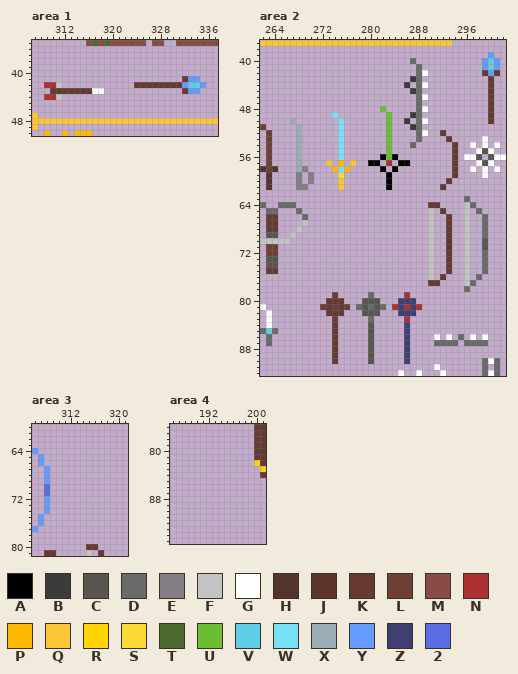
Two states of a pixel-art file, wcale-nie-noita/test.aseprite. The picture above is the old version.
400x200 pixels, 1 frame. Colours within 5 levels of each other are drawn and written as one. Shown: area 1: x 307..337, y 35..50; area 2: x 262..302, y 37..92; area 3: x 306..321, y 60..81; area 4: x 186..201, y 76..95.
Palette (. is transparent): A #000000  B #3b3b3b  C #595652  D #696a6a  E #847e87  F #c3c3c3  G #ffffff  H #55332d  J #5e352d  K #663931  L #6f3f37  M #884c42  N #ac3232  P #ffb900  Q #fbc536  R #ffd300  S #fbd936  T #4b692f  U #6abe30  V #5fcde4  W #77e0f7  X #9badb7  Y #639bff  Z #3f3f74  2 #5b6ee1
Pixels before, area 1, first column x 307:
35 .........MTMTMMMMMM.MM..MMMMMMM
36 ...............................
37 ...............................
38 ...............................
39 ...............................
40 ...............................
41 .........................KYY...
42 ..NNF............KKKKKKKKYVVY..
43 ...KKKKKKKGG.............KYY...
44 ..NNF..........................
45 ...............................
46 ...............................
47 Q..............................
48 QQQQQQQQQQQQQQQQQQQQQQQQQQQQQQQ
49 Q..............................
50 ..P..P.PPP.....................
Pixels before, area 2, first column x 262:
37 QQQQQQQQQQQQQQQQQQQQQQQQQQQQQQQQ.........
38 .........................................
39 ......................................Y..
40 .........................D...........YVY.
41 ..........................D..........YVY.
42 ..........................DG.........KYK.
43 .........................BD...........K..
44 ........................B.DG..........K..
45 .........................BD...........K..
46 ..........................DG..........K..
47 ..........................D...........K..
48 ....................U.....DG..........K..
49 ............W........U...BD...........K..
50 .....X.......W.......U..B.DG..........K..
51 L.....X......W.......U...BD..............
52 .L....X......W.......U....DG..K..........
53 .L....X......W.......U....D....K.....G...
54 .L....X......W.......U...D......K..G.G.G.
55 .L....X......W.......U..........K...GCG..
56 .L....X......W......AUA.........K.GGC.CGG
57 .L....X....Q.P.Q..AA.N.AA.......K...GCG..
58 HLH...XE....PWP.....A.A.........K..G.G.G.
59 .H....E.E....S.......A..........K....G...
60 .H....E.E....Q.......A.........K.........
61 .H....EE.....Q.......A........K..........
62 .........................................
63 ..................................D......
64 D..DDD......................KK....FD.....
65 .DD...D.....................F.K...F.D....
66 .KK....D....................F..K..F..D...
67 .KK....F....................F..K..F..D...
68 .KK...F.....................F..K..F..D...
69 .CC..F......................F..K..F..D...
70 FFFFF.......................F..J..F..C...
71 .LL.........................F..J..F..C...
72 .LL.........................F..K..F..D...
73 .CC.........................F..K..F..D...
74 .CC.........................F..K..F..D...
75 .KK.........................F..K..F..D...
76 ............................F.K...F.D....
77 ............................KK....FD.....
78 ..................................D......
79 ............L.....D.....N................
80 ...........KKK...CCC...ZZZ...............
81 G.........LKLKL.DCDCD.NZNZN..............
82 .G.........KKK...CCC...ZZZ...............
83 .G..........L.....D.....N................
84 .G..........K.....C.....Z................
85 DVD.........K.....C.....Z................
86 .D..........K.....C.....Z....G.G.D.G.G...
87 .D..........K.....C.....Z....DDDD.DDDD...
88 ............K.....C.....Z................
89 ............K.....C.....Z................
90 ............K.....C.....Z............DGD.
91 .............................G.......D.D.
92 .......................G..G...G......DGD.
Pixels before, area 3, first column x 306:
64 Y...........
65 .Y..........
66 .Y..........
67 ..Y.........
68 ..Y.........
69 ..Y.........
70 ..2.........
71 ..2.........
72 ..Y.........
73 ..Y.........
74 ..Y.........
75 .Y..........
76 .Y..........
77 Y...........
78 ............
79 ............
80 .........KK.
81 ..KK.....F.K
Pixels before, area 4, first column x 200:
76 KK
77 KK
78 KK
79 KK
80 KK
81 KK
82 RK
83 .R
84 .K
Once edited:
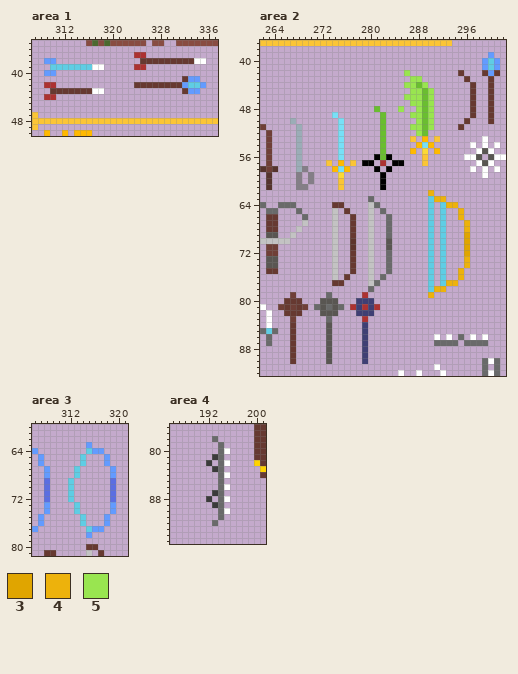
Colours new in this view: 3 #e0a500  4 #edb20c  5 #99e550
Diff:
Changed rows in their new state; - is an unchanged pixel.
Area 1:
first column x 309:
37 ---------------NN----------
38 YY--------------KKKKKKKKKGG
39 -VVVVVVVGG-----NN----------
40 YY-------------------------
42 --.------------------------
44 --.------------------------
Area 2:
first column x 265:
40 ----------------------.------------
41 -----------------------.-----------
42 ---------------------5-..-----K----
43 ----------------------55-------K---
44 ---------------------55U5-------K--
45 ----------------------55U5------K--
46 ---------------------555U5------K--
47 ----------------------55U5------K--
48 ----------------U.--5--5U5------K--
49 -----------------U.---55U5------K--
50 -----------------U.--.-5U5-----K---
51 -----------------U.---55U5----K----
52 -----------------U.----5U--.-------
53 -----------------U.---Q.P-Q-.------
54 -----------------U.---.PWP---.-----
55 -----------------U.---P-S-P--.-----
56 ----------------AUA.----Q----.-----
57 --------------A-.N.A-.--Q----.-----
58 ----------------A.A.---------.-----
59 -----------------A.----------.-----
60 -----------------A.---------.------
61 -----------------A.--------.-------
62 -------------------------4---------
63 ---------------D---------V44---.---
64 ---------KK----FD--------V.V44-..--
65 ---------F-K---F-D-------V-V--4.-.-
66 ---------F--K--F--D------V-V.-4.--.
67 ---------F--K--F--D------V-V.--4--.
68 ---------F--K--F--D------V-V.--4--.
69 ---------F--K--F--D------V-V.--3--.
70 ---------F--J--F--C------V-V.--3--.
71 ---------F--J--F--C------V-V.--3--.
72 ---------F--K--F--D------V-V.--3--.
73 ---------F--K--F--D------V-V.--4--.
74 ---------F--K--F--D------V-V.--4--.
75 ---------F--K--F--D------V-V.-4.--.
76 ---------F-K---F-D-------V-V--4.-.-
77 ---------KK----FD--------V.V44-..--
78 ---------------D---------V44---.---
79 --L-----D.----N.-----.---4---------
80 -KKK---CCC.--ZZZ.---...------------
81 LKLKL-DCDCD.NZNZN.-.....-----------
82 -KKK---CCC.--ZZZ.---...------------
83 --L-----D.----N.-----.-------------
84 --K-----C.----Z.-----.-------------
85 --K-----C.----Z.-----.-------------
86 --K-----C.----Z.-----.-------------
87 --K-----C.----Z.-----.-------------
88 --K-----C.----Z.-----.-------------
89 --K-----C.----Z.-----.-------------
90 --K-----C.----Z.-----.-------------
Area 3:
first column x 308:
63 -------Y----
64 -------VYY--
65 ------V---Y-
66 ------V---Y-
67 -----V-----Y
68 -----V-----Y
69 2---V------2
70 ----V------2
71 ----V------2
72 2---V------2
73 -----V-----Y
74 -----V-----Y
75 ------V---Y-
76 ------V---Y-
77 -------VYY--
78 -------Y----
Area 4:
first column x 192:
78 -D--
79 --D-
80 --DG
81 -BD-
82 B-DG
83 -BD-
84 --DG
85 --D-
86 --DG
87 -BD-
88 B-DG
89 -BD-
90 --DG
91 --D-
92 -D--
